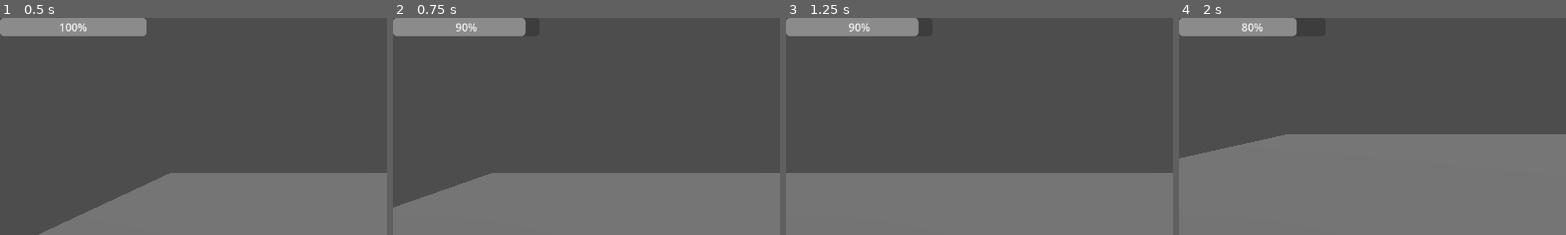
Above: before the commit, frames 1-4 (left to right).
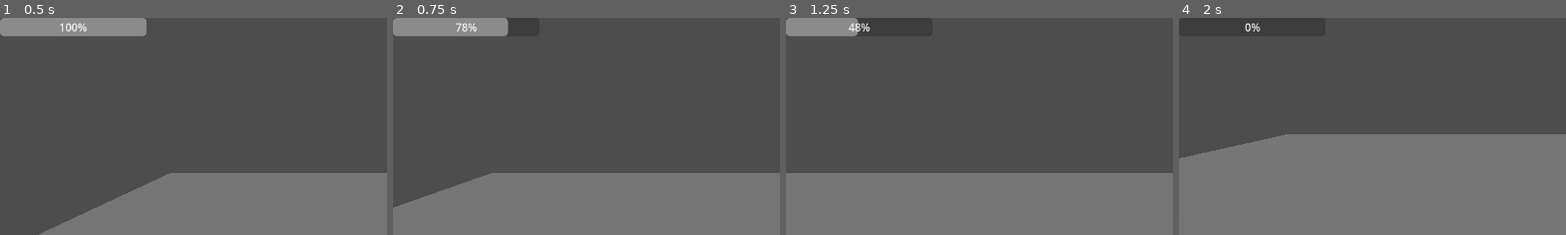
Above: after the commit, the same moments.

Repository: dueip/2024f_gamejam_misis
Game: Godot game, scene res://test_room.tscn
Two runs of this game, one before a commit and one after it. Both use one fixed random seed, a clock stepped at 60 frames per second and the inputs below.
Inputs:
- Up to frame 1 (0.5 s): no input
- Up to frame 2 (0.75 s): hold D (character_right) from 0.53 s (still down); tap Space (character_dash) at 0.6 s
- Up to frame 3 (1.25 s): keep holding D (character_right)
- Up to frame 4 (2 s): release D (character_right) at 1.28 s; hold S (character_back) from 1.28 s (still down); tap Space (character_dash) at 1.35 s
The pictures show only the part of the screen within x 0-50%, y 0-50%; the shares and areas given below are measured in that part.

Frame 1 is identical in both runs. In frame 2, 0.4% of the frame differs, in the area x 16-35%, y 0-9%; in frame 3, 1.4%; in frame 4, 2.5%, in the area x 0-31%, y 0-9%.

Commit message:
feat: Добавить ресурс с потерей стамины, а также реализиовать потерю стамины

Diff:
--- /dev/null
+++ b/StaminaLoseResource.gd
@@ -0,0 +1,11 @@
+extends Resource
+
+
+class_name StaminaLoseResource
+
+@export
+var stamina_lose_on_dash: int = 10
+@export
+var stamina_lose_on_sprint: int  = 2
+@export
+var stamina_lose_on_walk: int = 1
--- a/character.gd
+++ b/character.gd
@@ -14,9 +14,10 @@
 var RUNNING_SPEED_MULT: float = 1.5
 @export
 var stamina: BarResource
+@export
+var stamina_lose: StaminaLoseResource
 
 var speed_multiplyer: float = 1.0
-var energy: int = 100
 
 @onready var dash_timer := $DashTimer
 @onready var stamina_bar := $StaminaBar
@@ -40,11 +41,12 @@
 		speed_multiplyer = dash_multiplyer
 		# Начинаем таймер, который находится между этими переменными
 		dash_timer.start(randf_range(MIN_DASH_TIME, MAX_DASH_TIME))
-		stamina.loseStamina(10)
+		stamina.loseStamina(stamina_lose.stamina_lose_on_dash)
 
 	var is_running: bool = Input.is_action_pressed("character_run")
 	if is_running:
 		running_mult = RUNNING_SPEED_MULT
+		stamina.loseStamina(stamina_lose.stamina_lose_on_sprint)
 	else:
 		running_mult = 1
 	# Get the input direction and handle the movement/deceleration.
@@ -56,6 +58,7 @@
 	if direction:
 		velocity.x = direction.x * SPEED * speed_multiplyer * running_mult
 		velocity.z = direction.z * SPEED * speed_multiplyer * running_mult
+		stamina.loseStamina(stamina_lose.stamina_lose_on_walk)
 	else:
 		velocity.x = move_toward(velocity.x, 0, SPEED * speed_multiplyer * running_mult)
 		velocity.z = move_toward(velocity.z, 0, SPEED * speed_multiplyer * running_mult)
--- a/test_room.tscn
+++ b/test_room.tscn
@@ -1,6 +1,13 @@
-[gd_scene load_steps=2 format=3 uid="uid://ukij8uagjnc7"]
+[gd_scene load_steps=4 format=3 uid="uid://ukij8uagjnc7"]
 
 [ext_resource type="PackedScene" uid="uid://ca4ode1cog4je" path="res://character.tscn" id="1_wsvjk"]
+[ext_resource type="Script" path="res://StaminaLoseResource.gd" id="2_8cec3"]
+
+[sub_resource type="Resource" id="Resource_clihd"]
+script = ExtResource("2_8cec3")
+stamina_lose_on_dash = 10
+stamina_lose_on_sprint = 2
+stamina_lose_on_walk = 1
 
 [node name="TestRoom" type="Node3D"]
 
@@ -10,6 +17,7 @@
 
 [node name="Character" parent="." instance=ExtResource("1_wsvjk")]
 transform = Transform3D(1, 0, 0, 0, 1, 0, 0, 0, 1, 2.24046, 2.02801, 0.614011)
+stamina_lose = SubResource("Resource_clihd")
 
 [node name="DirectionalLight3D" type="DirectionalLight3D" parent="."]
 transform = Transform3D(1, 0, 0, 0, 0.206409, 0.978466, 0, -0.978466, 0.206409, 3.74477, 13.3325, 18.4079)
